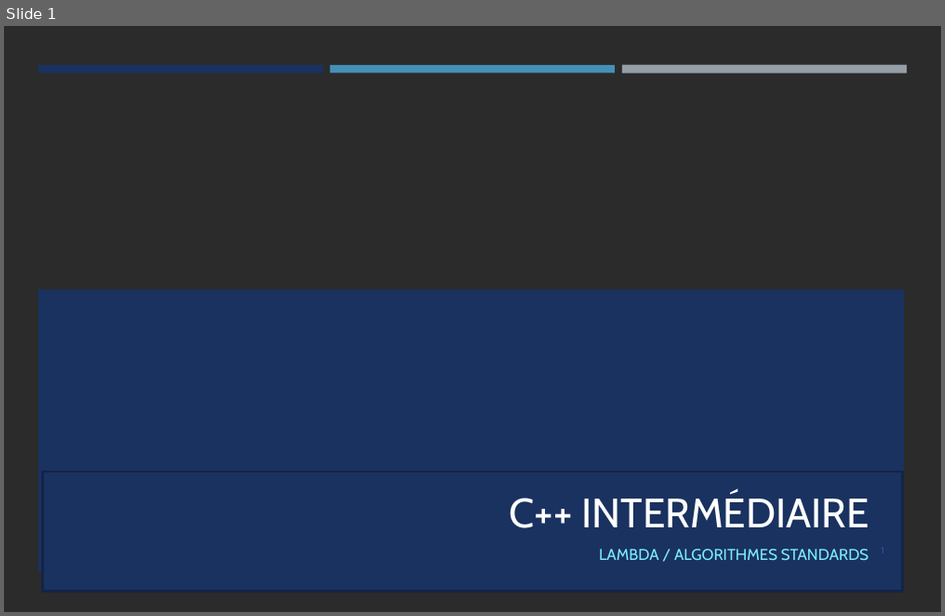
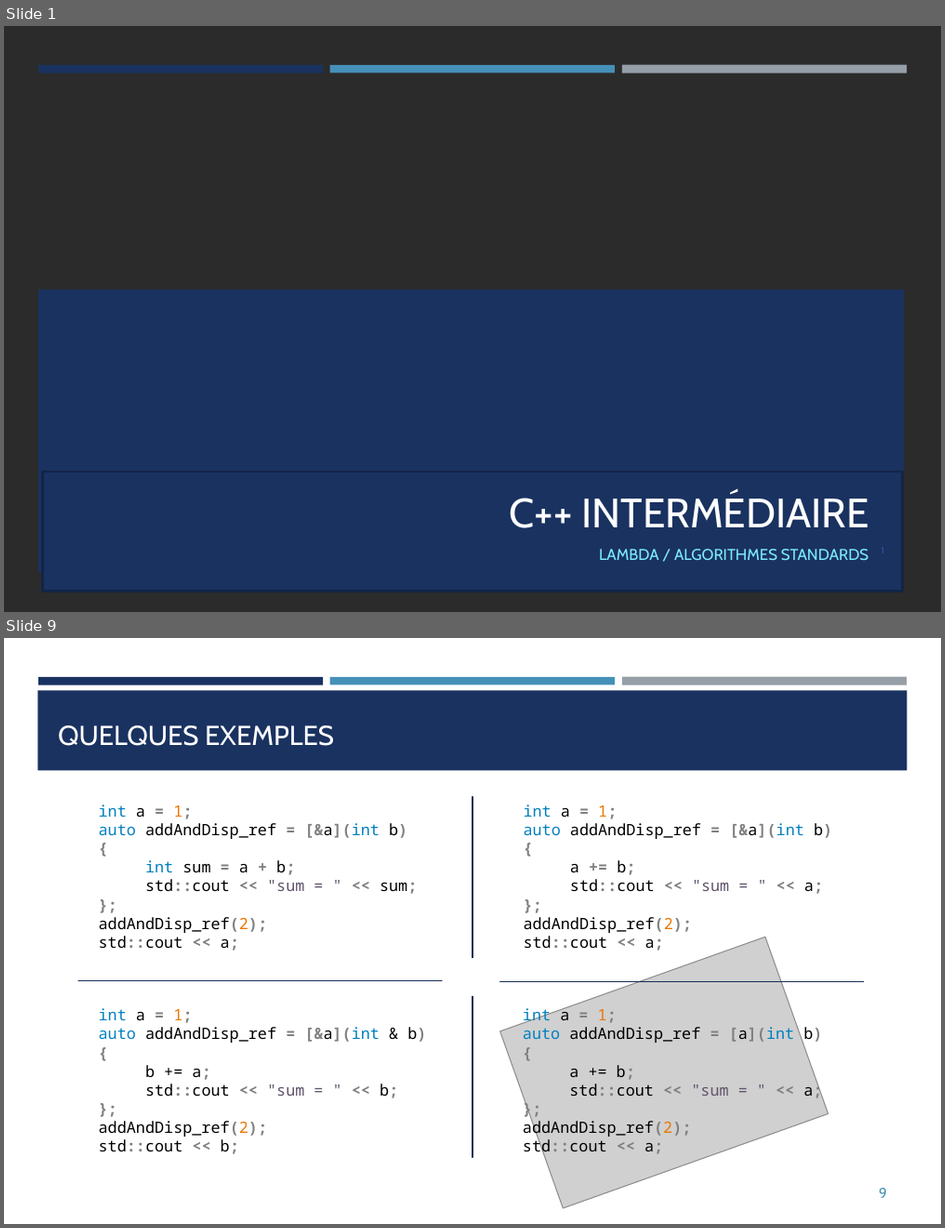
Before and after one commit to franckginguene/cpp_scalian, a slide deck: diapos/CPP_matin.pptx. Shown one above the other, each under a label of ours: slide 1 before the commit, slides 1 and 9 after it; the slides between them are not shown. The pictures are 945x616 and 945x1228 pixels, drawn with LibreOffice and Linux fonts; fonts in the diff are those of the drawing; grey boxes stand for pictures; background and template pictures are left out; a plain dark background stands for a picture behind light text. Boxes give left, top, right and bottom in pixels: in the first picture for what was removed or moved away, otherwise in the second. Text is boxed around its words. In the diff, an @@ line names an element or a change of style, - is before the commit and + after.

```diff
--- a/diapos/CPP_matin.pptx
+++ b/diapos/CPP_matin.pptx
@@ slide 9 added at (4,638,941,1224), background #FFFFFF; not listed: 3 template elements that a slide beside it also shows @@
@@ rectangle added at (37,690,908,770), fill #1A3260 @@
@@ title added at (58,725,334,746), 21 pt, text #FFFFFF @@
+QUELQUES EXEMPLES
@@ text added at (99,804,417,950), 12 pt, text #000000 @@
+int a = 1;
+auto addAndDisp_ref = [&a](int b)
+{
+int sum = a + b;
+std::cout << "sum = " << sum;
+};
+addAndDisp_ref(2);
+std::cout << a;
@@ line added from (473, 796) to (473, 958), #172D56 1 pt @@
@@ text added at (524,804,833,950), 12 pt, text #000000 @@
+int a = 1;
+auto addAndDisp_ref = [&a](int b)
+{
+a += b;
+std::cout << "sum = " << a;
+};
+addAndDisp_ref(2);
+std::cout << a;
@@ picture added at (500,937,828,1207) @@
@@ line added from (78, 980) to (442, 980), #172D56 1 pt @@
@@ line added from (473, 996) to (473, 1157), #172D56 1 pt @@
@@ line added from (500, 981) to (863, 981), #172D56 1 pt @@
@@ text added at (99,1008,426,1154), 12 pt, text #000000 @@
+int a = 1;
+auto addAndDisp_ref = [&a](int & b)
+{
+b += a;
+std::cout << "sum = " << b;
+};
+addAndDisp_ref(2);
+std::cout << b;
@@ text added at (523,1006,822,1157), 12 pt, text #000000 @@
+int a = 1;
+auto addAndDisp_ref = [a](int b)
+{
+a += b;
+std::cout << "sum = " << a;
+};
+addAndDisp_ref(2);
+std::cout << a;
@@ page number added at (879,1188,888,1198), 11 pt, text #4590B8 @@
+9
```
Also in this commit, not shown: 3 slides changed, 23 other slides added, 6 slides removed, 1 other file.
